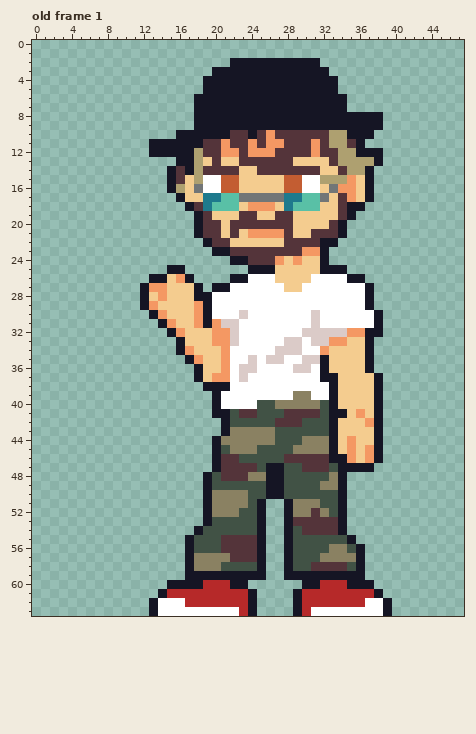
Edited in one commit: pixel-art file (Assets/ægteArt/Aseprites/bland-chard.aseprite). That is the earlier state.
48x64 pixels, 1 frame. Shown: old frame 1. The commit also changed other frames, which this record leaves out.
The result:
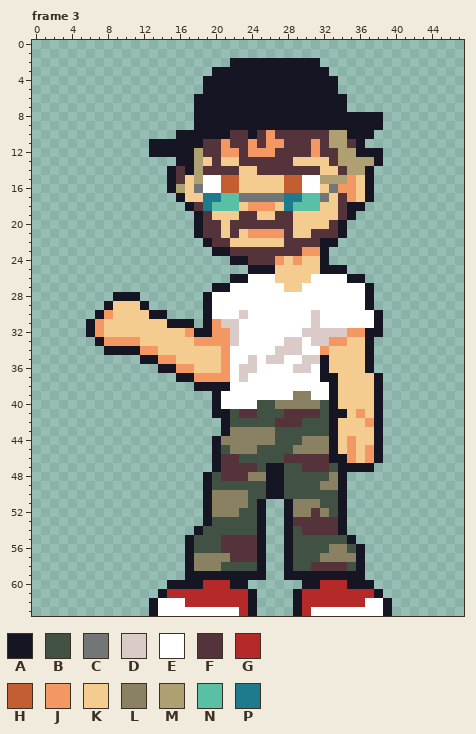
Palette (. is transparent): A #151524  B #415245  C #727677  D #dbcbc8  E #ffffff  F #54343a  G #b62929  H #c35d32  J #f49863  K #f4cc8f  L #8a8162  M #aea070  N #59c0a6  P #1e7a8d
A new or re-ordered frame is compared with the old frame closest to it.
From the commit log: mom (base + anim), dad (anim only)
The exact change:
{"change": "frames 1 -> 8"}
{"where": "frame 3 is new; against old frame 1"}
{"frame":3,"y":25,"x":15,"old":"AA","new":".."}
{"frame":3,"y":26,"x":13,"old":"AAKJA","new":"....."}
{"frame":3,"y":27,"x":12,"old":"AJJKKKA","new":"......."}
{"frame":3,"y":28,"x":9,"old":"...AKJKKKA","new":"AAA......."}
{"frame":3,"y":29,"x":8,"old":"....","new":"AKKK"}
{"frame":3,"y":29,"x":13,"old":"JKKKKJ","new":"......"}
{"frame":3,"y":30,"x":7,"old":"......","new":"AJKKKK"}
{"frame":3,"y":30,"x":14,"old":"JKKKJ","new":"A...."}
{"frame":3,"y":31,"x":6,"old":"........AJKKJ","new":"AJKKKKKKKAAA."}
{"frame":3,"y":32,"x":6,"old":".........AJKKK","new":"AJKKKKKKKKKJAA"}
{"frame":3,"y":33,"x":7,"old":".........A","new":"AJJJJKKKKK"}
{"frame":3,"y":33,"x":18,"old":"KK","new":"JJ"}
{"frame":3,"y":34,"x":8,"old":"........AJ","new":"AAAAJJKKKK"}
{"frame":3,"y":35,"x":12,"old":".....AJ","new":"AAJJKKK"}
{"frame":3,"y":36,"x":14,"old":"....A","new":"AAJJK"}
{"frame":3,"y":37,"x":16,"old":"..AK","new":"AAJJ"}
{"frame":3,"y":38,"x":18,"old":".","new":"A"}
{"label":"changed","picture_box":[86,265,212,391]}
